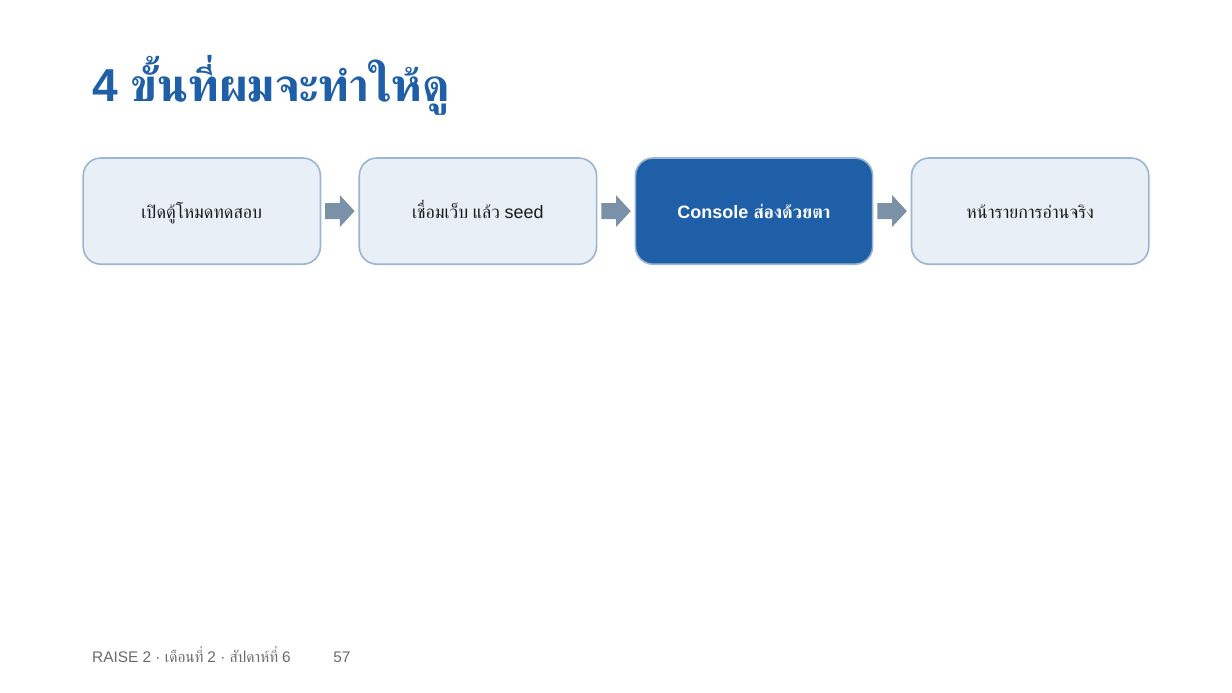
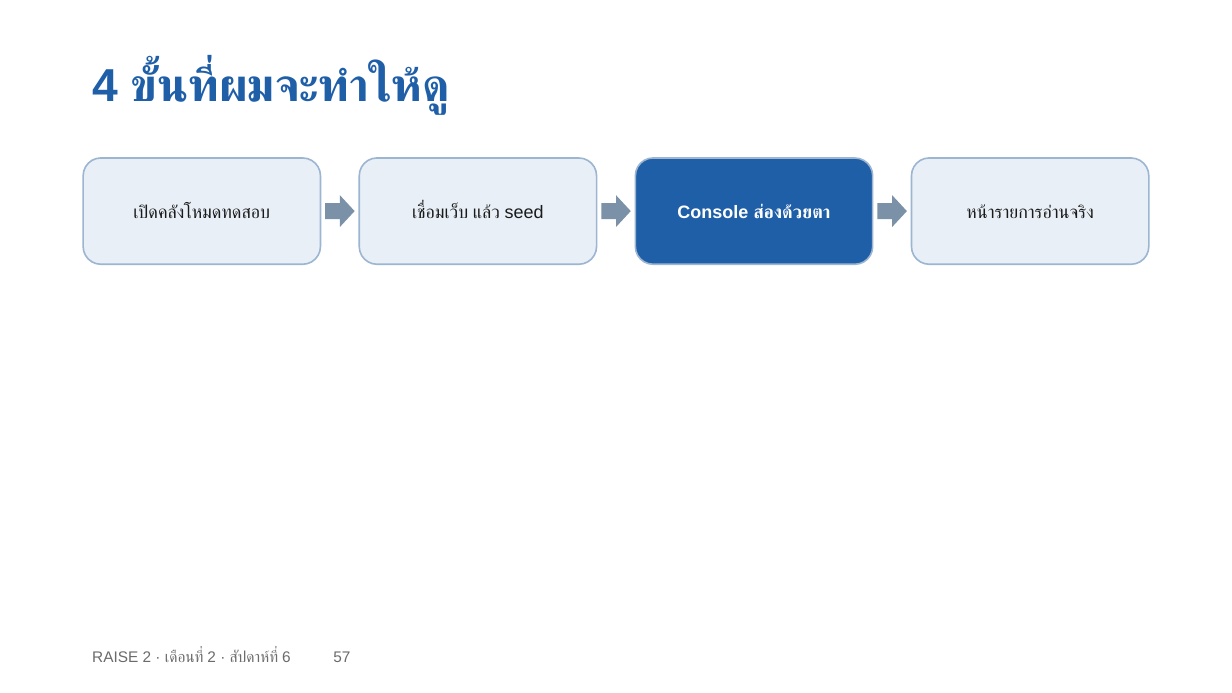
Before and after one commit to cnacha-mfu/raise2-module2, a slide deck: slide 57 of materials/week6/w6-slides.pptx. Drawn at 1232x693 pixels with LibreOffice and Linux fonts; fonts in the diff are those of the drawing. Boxes give left, top, right and bottom in pixels: in the first picture for what was removed or moved away, otherwise in the second. Text is boxed around its words. In the diff, an @@ line names an element or a change of style, - is before the commit and + after.

```diff
--- a/materials/week6/w6-slides.pptx
+++ b/materials/week6/w6-slides.pptx
@@ text in rounded rectangle at bbox=[133, 204, 270, 218]: text changed @@
-เปิดตู้โหมดทดสอบ
+เปิดคลังโหมดทดสอบ
```
Also in this commit, not shown: 6 other slides changed, 12 other files.
